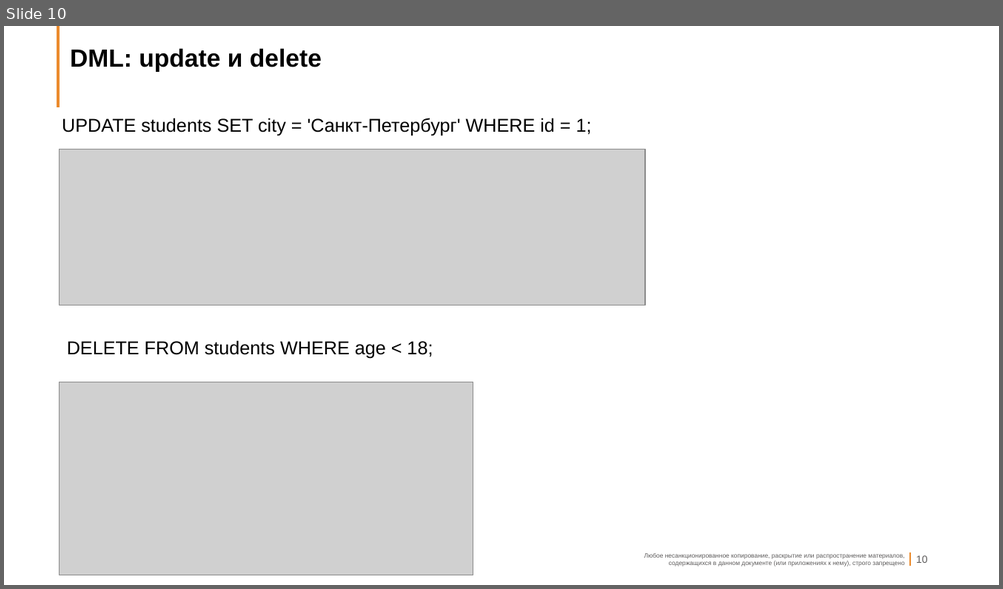
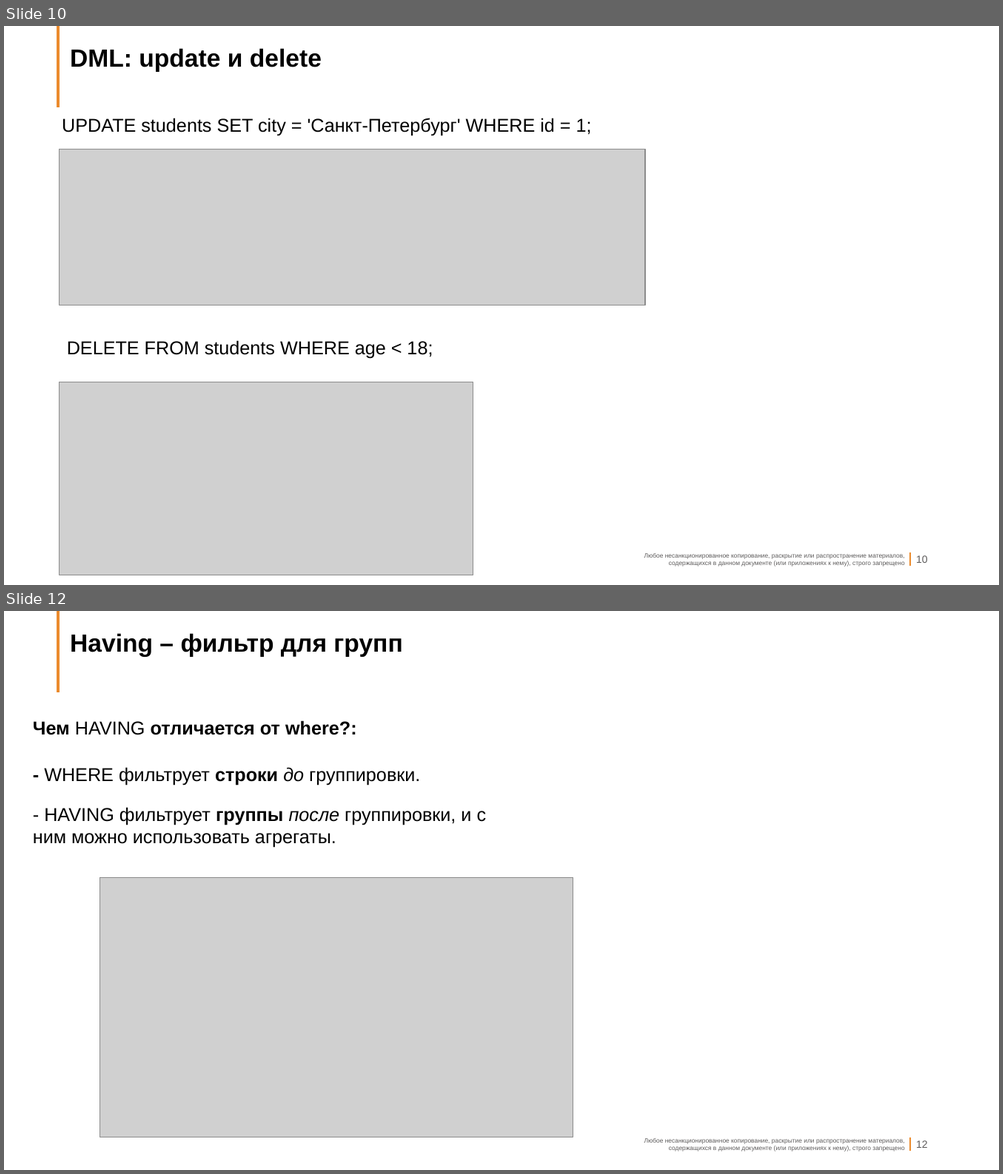
Before and after one commit to vivyako/it-24107, a slide deck: Лекция2_Основы_SQL.pptx. Shown one above the other, each under a label of ours: slide 10 before the commit, slides 10 and 12 after it; the slides between them are not shown. The pictures are 1003x589 and 1003x1174 pixels, drawn with LibreOffice and Linux fonts; fonts in the diff are those of the drawing; grey boxes stand for pictures; background and template pictures are left out. Boxes give left, top, right and bottom in pixels: in the first picture for what was removed or moved away, otherwise in the second. Text is boxed around its words. In the diff, an @@ line names an element or a change of style, - is before the commit and + after.

```diff
--- a/Лекция2_Основы_SQL.pptx
+++ b/Лекция2_Основы_SQL.pptx
@@ slide 12 added at (x1=4, y1=611, x2=999, y2=1170), background #FFFFFF; not listed: 5 template elements that a slide beside it also shows @@
@@ title added at (x1=70, y1=633, x2=402, y2=657), 24 pt, text #000000, bold @@
+Having – фильтр для групп
@@ text added at (x1=33, y1=721, x2=486, y2=848), 18 pt, text #000000 @@
+Чем HAVING отличается от where?:
+- WHERE фильтрует строки до группировки.
+- HAVING фильтрует группы после группировки, и с ним можно использовать агрегаты.
@@ picture added at (x1=99, y1=878, x2=572, y2=1138) @@
```
Also in this commit, not shown: 1 slide changed, 19 other slides added.
